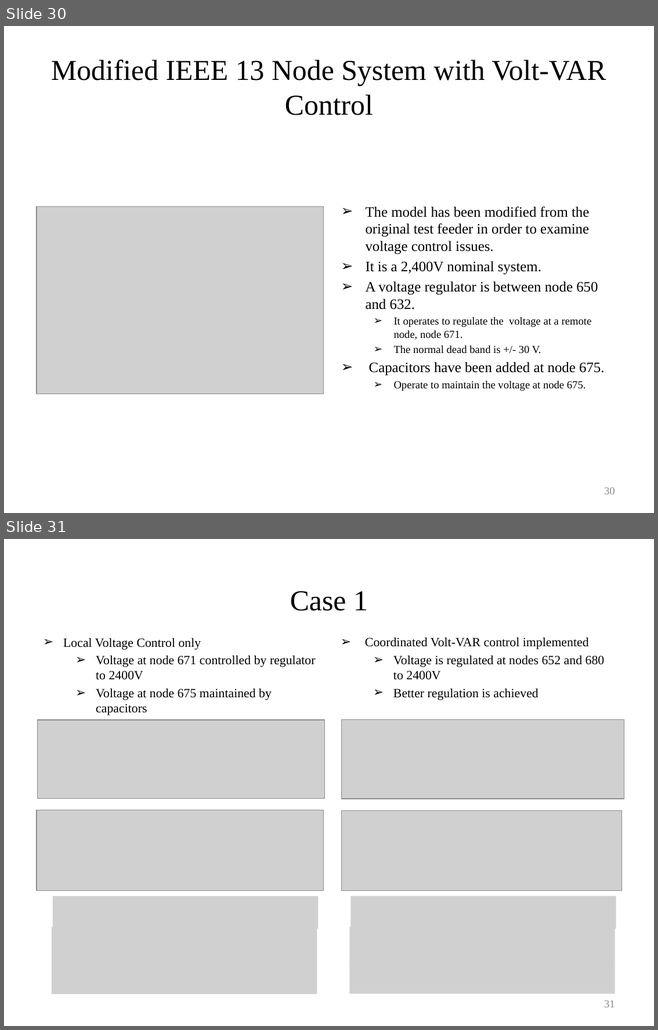
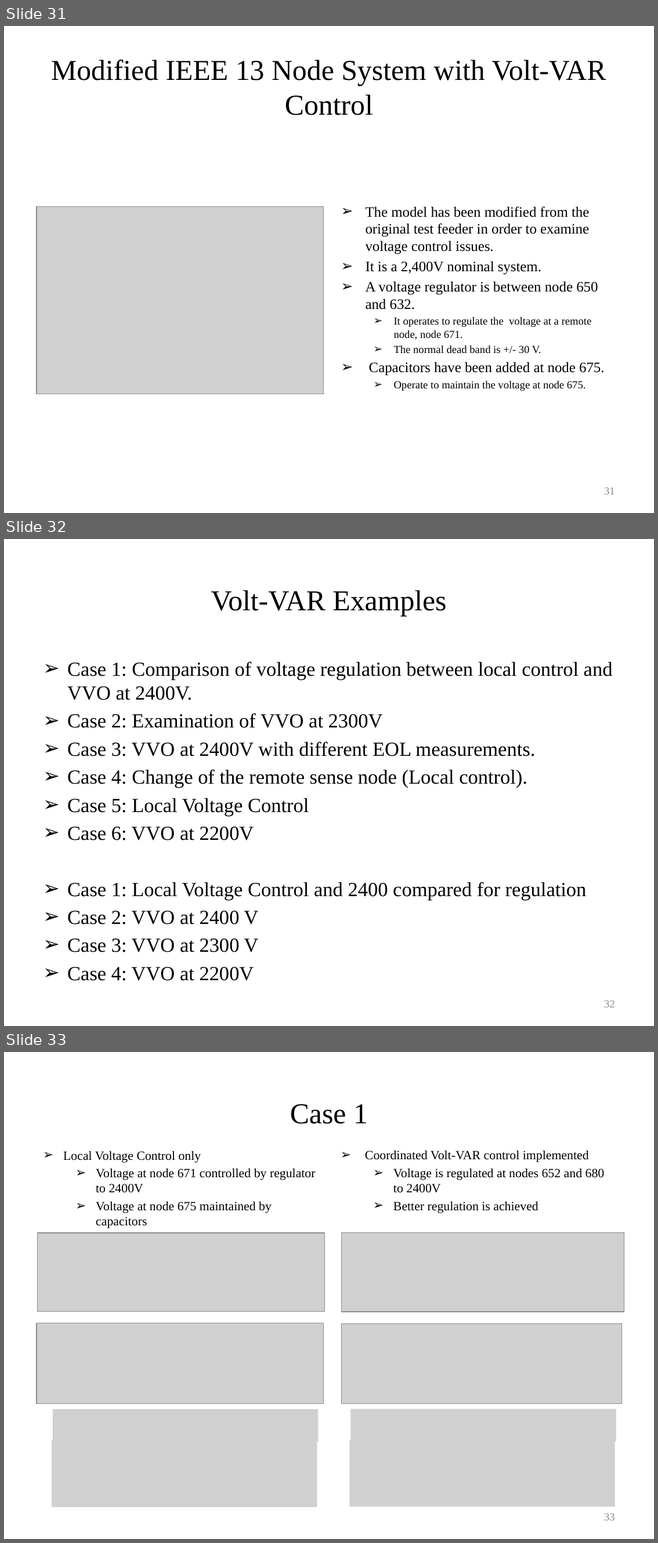
Before and after one commit to gridlab-d/course, a slide deck: University of Washington Class/Module 6 - Volt-VAR optimization.pptx. Shown one above the other, each under a label of ours: slides 30 and 31 before the commit, slides 31, 32 and 33 after it. The pictures are 658x1030 and 658x1543 pixels, drawn with LibreOffice and Linux fonts; fonts in the diff are those of the drawing; grey boxes stand for pictures; background and template pictures are left out. Boxes give left, top, right and bottom in pixels: in the first picture for what was removed or moved away, otherwise in the second. Text is boxed around its words. In the diff, an @@ line names an element or a change of style, - is before the commit and + after.

```diff
--- a/University of Washington Class/Module 6 - Volt-VAR optimization.pptx
+++ b/University of Washington Class/Module 6 - Volt-VAR optimization.pptx
@@ slide 32 added at (x1=4, y1=539, x2=654, y2=1026), background #FFFFFF @@
@@ title added at (x1=211, y1=590, x2=446, y2=616), 32 pt, text #000000 @@
+Volt-VAR Examples
@@ text added at (x1=67, y1=661, x2=612, y2=981), 22.2 pt, text #000000 @@
+➢ Case 1: Comparison of voltage regulation between local control and VVO at 2400V.
+➢ Case 2: Examination of VVO at 2300V
+➢ Case 3: VVO at 2400V with different EOL measurements.
+➢ Case 4: Change of the remote sense node (Local control).
+➢ Case 5: Local Voltage Control
+➢ Case 6: VVO at 2200V
+➢ Case 1: Local Voltage Control and 2400 compared for regulation
+➢ Case 2: VVO at 2400 V
+➢ Case 3: VVO at 2300 V
+➢ Case 4: VVO at 2200V
@@ page number added at (x1=604, y1=1001, x2=615, y2=1008), 12 pt, text #8C8C8C @@
+32
@@ what was slide 30 is now slide 31 @@
@@ page number at (x1=604, y1=488, x2=615, y2=495): text changed @@
-30
+31
@@ what was slide 31 is now slide 33 @@
@@ page number at (x1=604, y1=1514, x2=615, y2=1521): text changed @@
-31
+33
```
Also in this commit, not shown: 1 slide changed, 1 other slide added.
